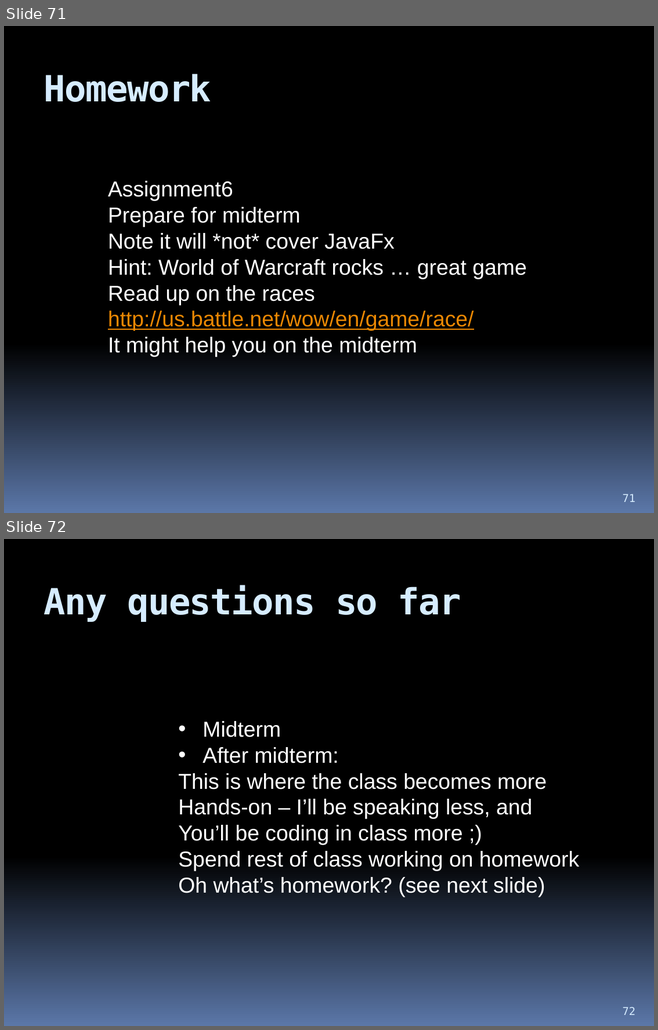
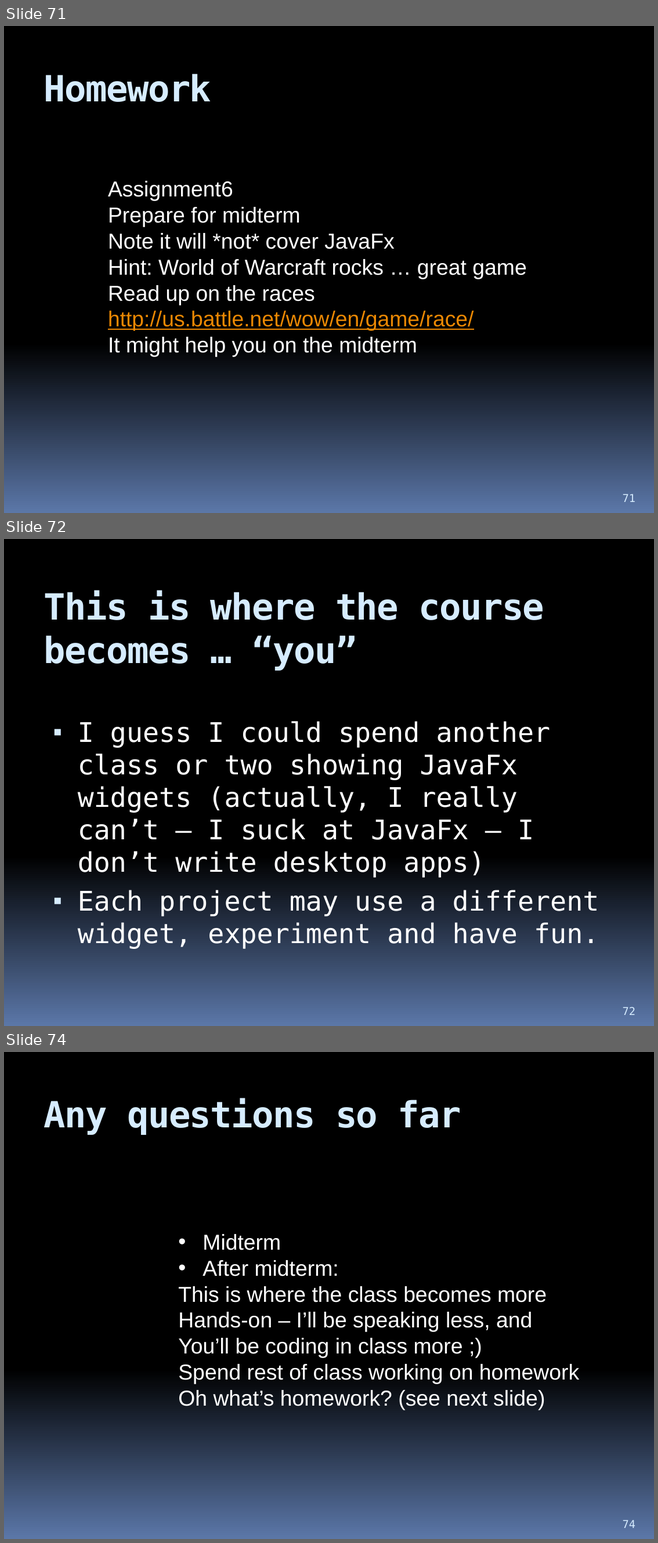
Before and after one commit to hchan/comp2613, a slide deck: coursePresentation.pptx. Shown one above the other, each under a label of ours: slides 71 and 72 before the commit, slides 71, 72 and 74 after it; the slides between them are not shown. The pictures are 658x1030 and 658x1543 pixels, drawn with LibreOffice and Linux fonts; fonts in the diff are those of the drawing. Boxes give left, top, right and bottom in pixels: in the first picture for what was removed or moved away, otherwise in the second. Text is boxed around its words. In the diff, an @@ line names an element or a change of style, - is before the commit and + after.

```diff
--- a/coursePresentation.pptx
+++ b/coursePresentation.pptx
@@ slide 72 added at (x1=4, y1=539, x2=654, y2=1026), background gradient #000000 to #5B77A8 @@
@@ title added at (x1=44, y1=591, x2=545, y2=671), 40 pt, text #D6ECFF, bold @@
+This is where the course becomes … “you”
@@ text added at (x1=78, y1=721, x2=599, y2=949), 30 pt, text #FFFFFF @@
+▪ I guess I could spend another class or two showing JavaFx widgets (actually, I really can’t – I suck at JavaFx – I don’t write desktop apps)
+▪ Each project may use a different widget, experiment and have fun.
@@ page number added at (x1=622, y1=1007, x2=635, y2=1015), 12 pt, text #D6ECFF @@
+72
@@ what was slide 72 is now slide 74 @@
@@ page number at (x1=622, y1=1520, x2=635, y2=1528): text changed @@
-72
+74
```
Also in this commit, not shown: 5 slides changed, 2 other slides added.
